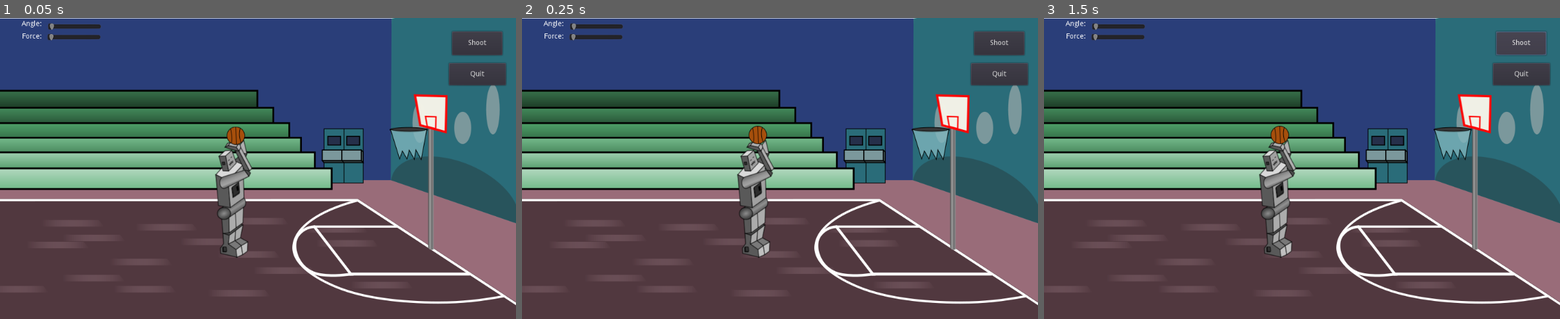
Above: before the commit, frames 1-3 (left to right).
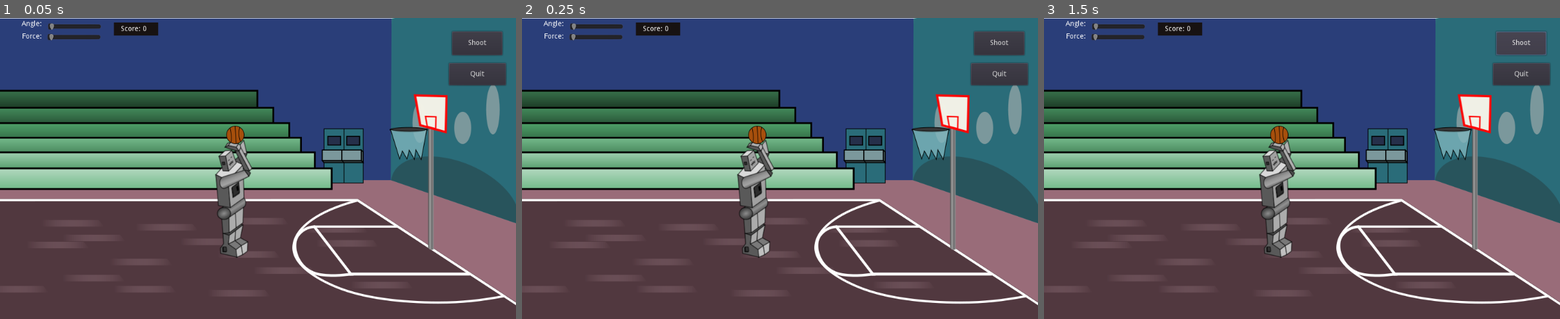
Above: after the commit, the same moments.

Repository: lovetocode/Basketball
Game: Godot game, scene res://Main.tscn
The game is run twice, just before and just after one commit, with the same random seed, the same clock (stepped at 60 frames per second) and the same inputs.
Inputs:
- Up to frame 1 (0.05 s): no input
- Up to frame 2 (0.25 s): no input
- Up to frame 3 (1.5 s): click "Shoot" at 0.5 s; click "Shoot" at 1.25 s

The runs differ from the first frame. In frame 1, 0.5% of the frame differs, in the area x 22-48%, y 1-43%; in frame 2, 0.5%; in frame 3, 0.5%.

Commit message:
Added scoring and sliders keep value on reload

Diff:
--- /dev/null
+++ b/Global.gd
@@ -0,0 +1,6 @@
+extends Node
+
+var score = 0
+
+var force = 0
+var angle = 0
--- a/Main.gd
+++ b/Main.gd
@@ -6,10 +6,15 @@
 var y
 var count = 0
 
+
 # Called when the node enters the scene tree for the first time.
 func _ready():
 	var initial_x = $BodyBall.position.x
 	var initial_y = $BodyBall.position.y
+	$Sliders/HSliderAngle.value = Global.angle
+	$Sliders/HSliderForce.value = Global.force
+	$Score.text = "Score: " + str(Global.score)
+
 
 # Called every frame. 'delta' is the elapsed time since the previous frame.
 func _process(delta):
@@ -28,7 +33,8 @@
 	if (x > 790) && (x < 850) && (y > 217) && (y < 260):
 		if (!$AudioApplause.playing):
 			$AudioApplause.play()
-
+			Global.score += 1
+			$Score.text = "Score: " + str(Global.score)
 
 func _on_ButtonShoot_pressed():
 
@@ -36,12 +42,12 @@
 	var impulse
 
 	#get the angle and the vector
-	var angle = $Sliders/HSliderAngle.value
-	var force = $Sliders/HSliderForce.value
+	Global.angle = $Sliders/HSliderAngle.value
+	Global.force = $Sliders/HSliderForce.value
 
 	#calculate the impulse
 	offset = Vector2(0,0) #Hit the ball at the center
-	impulse = get_impulse_vector(angle, force)
+	impulse = get_impulse_vector(Global.angle, Global.force)
 
 	$BodyBall.apply_impulse(offset,impulse)
 
--- a/Main.tscn
+++ b/Main.tscn
@@ -87,7 +87,7 @@
 shape = SubResource( 6 )
 
 [node name="BodyBall" type="RigidBody2D" parent="."]
-position = Vector2( 467, 234 )
+position = Vector2( 466, 231 )
 physics_material_override = SubResource( 3 )
 
 [node name="SpriteBall" type="Sprite" parent="BodyBall"]
@@ -165,5 +165,24 @@
 "_edit_use_anchors_": false
 }
 
+[node name="ColorRect" type="ColorRect" parent="Sliders"]
+margin_left = 226.0
+margin_top = 9.0
+margin_right = 314.0
+margin_bottom = 35.0
+color = Color( 0.0941176, 0.0745098, 0.0745098, 1 )
+__meta__ = {
+"_edit_use_anchors_": false
+}
+
+[node name="Score" type="Label" parent="."]
+margin_left = 240.0
+margin_top = 15.0
+margin_right = 286.0
+margin_bottom = 30.0
+__meta__ = {
+"_edit_use_anchors_": false
+}
+
 [connection signal="pressed" from="ButtonShoot" to="." method="_on_ButtonShoot_pressed"]
 [connection signal="pressed" from="ButtonQuit" to="." method="_on_ButtonQuit_pressed"]
--- a/project.godot
+++ b/project.godot
@@ -14,6 +14,10 @@
 run/main_scene="res://Main.tscn"
 config/icon="res://icon.png"
 
+[autoload]
+
+Global="*res://Global.gd"
+
 [physics]
 
 common/enable_pause_aware_picking=true
